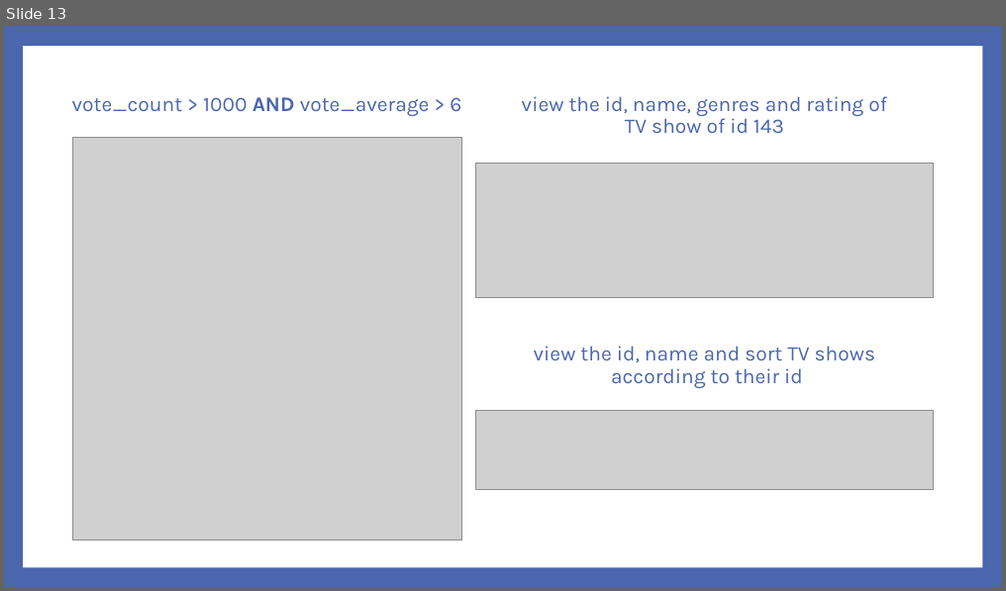
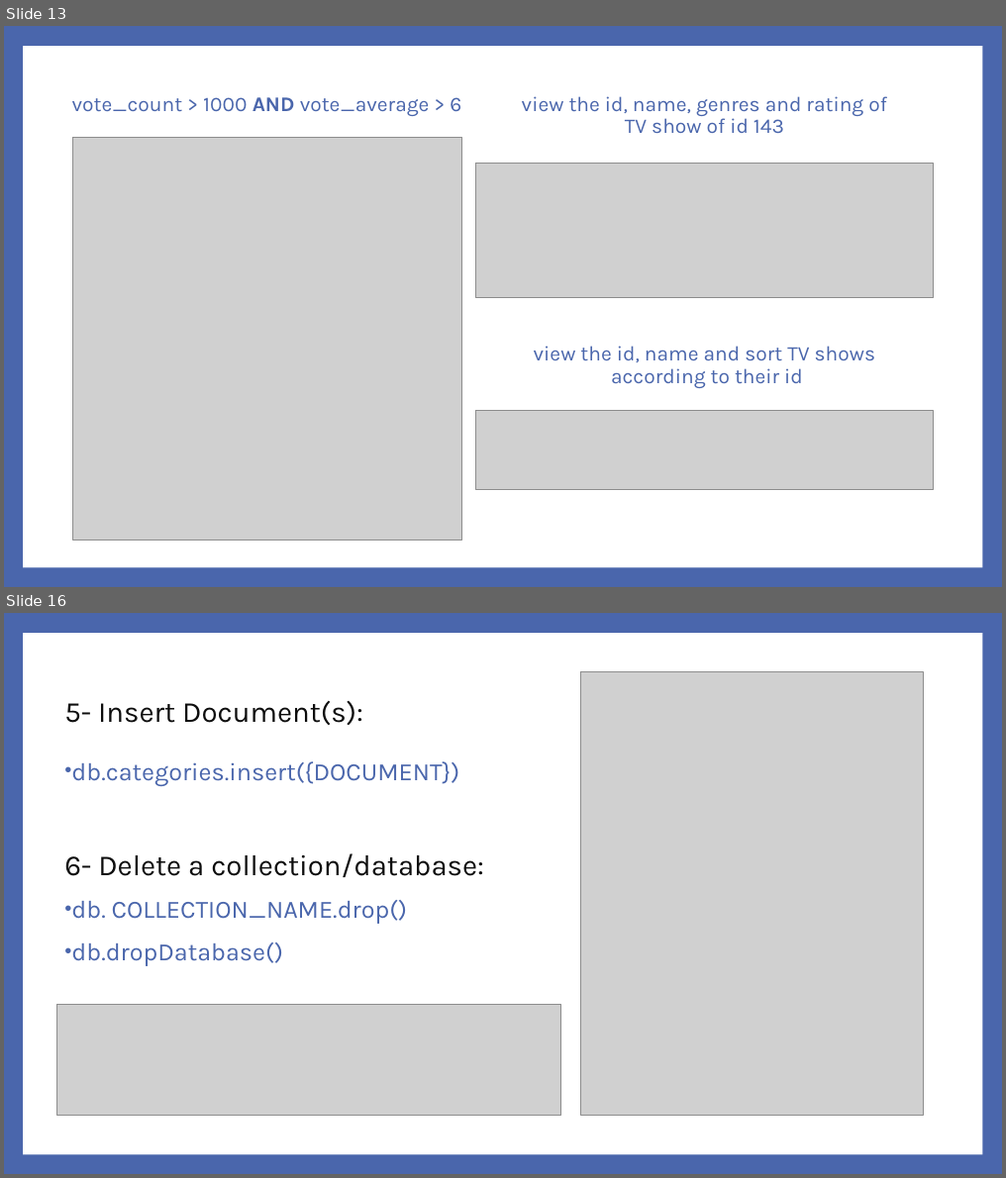
Before and after one commit to abedafnan/MonogoDB-Project, a slide deck: MongoDB Project.pptx. Shown one above the other, each under a label of ours: slide 13 before the commit, slides 13 and 16 after it; the slides between them are not shown. The pictures are 1006x591 and 1006x1178 pixels, drawn with LibreOffice and Linux fonts; fonts in the diff are those of the drawing; grey boxes stand for pictures. Boxes give left, top, right and bottom in pixels: in the first picture for what was removed or moved away, otherwise in the second. Text is boxed around its words. In the diff, an @@ line names an element or a change of style, - is before the commit and + after.

Commit message:
Add aggregation and insertion queries

```diff
--- a/MongoDB Project.pptx
+++ b/MongoDB Project.pptx
@@ slide 16 added at (x1=4, y1=613, x2=1002, y2=1174), background #4A66AC; not listed: 1 template element that a slide beside it also shows @@
@@ text added at (x1=64, y1=701, x2=459, y2=786), 24 pt, text #4A66AC @@
+5- Insert Document(s):
+  • db.categories.insert({DOCUMENT})
@@ picture added at (x1=580, y1=672, x2=923, y2=1116) @@
@@ text added at (x1=64, y1=854, x2=484, y2=966), 24 pt, text #4A66AC @@
+6- Delete a collection/database:
+  • db. COLLECTION_NAME.drop()
+  • db.dropDatabase()
@@ picture added at (x1=57, y1=1004, x2=561, y2=1115) @@
```
Also in this commit, not shown: 4 slides changed, 1 other slide added, 3 other files.
